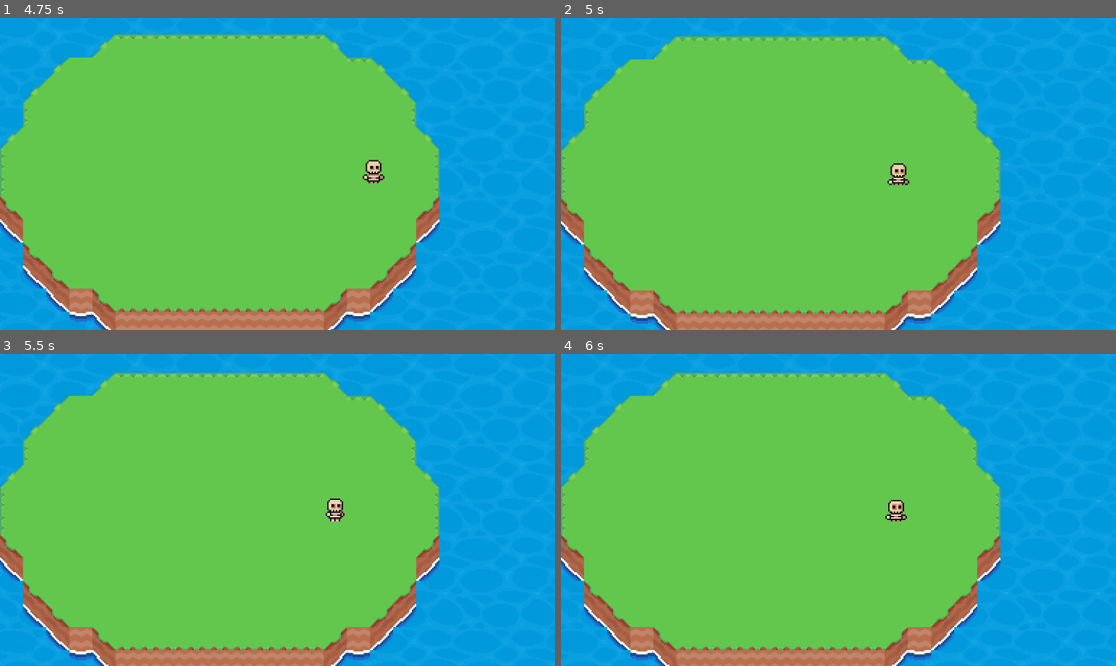
Above: before the commit, frames 1-4 (two rows, left to right).
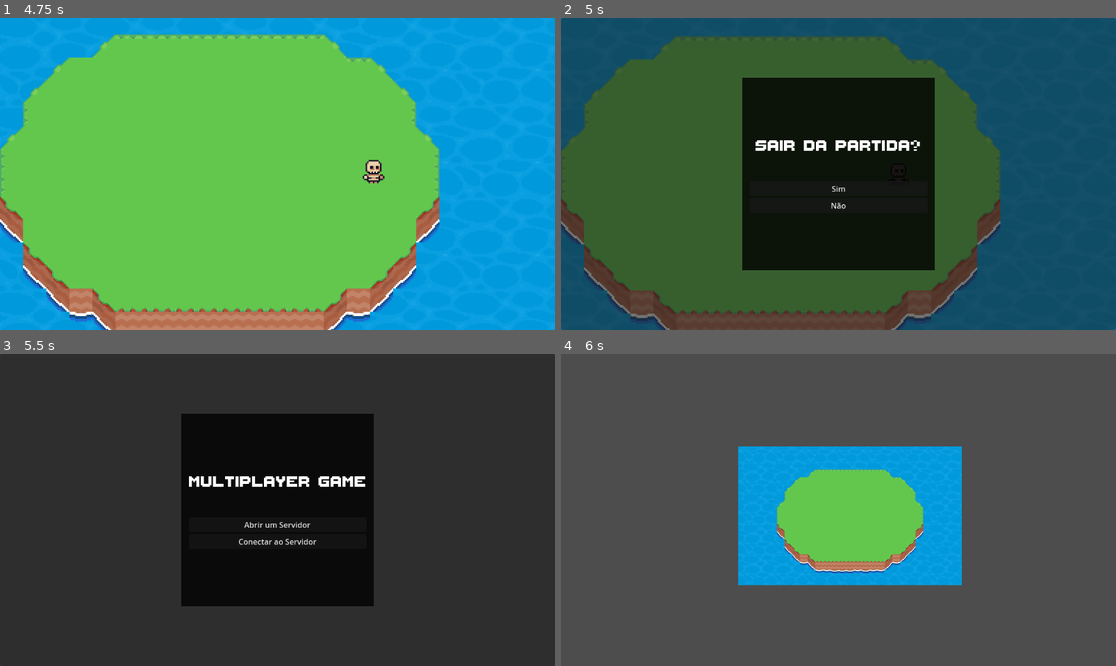
Above: after the commit, the same moments.

Repository: EduardaNunes/Godot-2D-Multiplayer
Game: Godot game, scene res://High_Level_Multiplayer/Scenes/Menu.tscn
Two runs of this game, one before a commit and one after it. Both use one fixed random seed, a clock stepped at 60 frames per second and the inputs below. The engine's default icon, where the game draws it, is replaced by a stand-in: a white triangle on a blue panel in a dark square.
Inputs (mouse positions are in pixels of both pictures, inside the frame that each line leads up to):
- Up to frame 1 (4.75 s): click "Abrir um Servidor" at 0.5 s; hold Right (move_right) 1.28-2.03 s; hold Down (move_down) 2.03-2.78 s; hold Right (move_right) 2.78-3.53 s; hold Up (move_up) 3.53-4.28 s; hold Left (move_left) from 4.28 s (still down)
- Up to frame 2 (5 s): keep holding Left (move_left); tap Escape (esc, bound only after the commit) at 4.9 s
- Up to frame 3 (5.5 s): release Left (move_left) at 5 s; click (277, 525) at 5 s, where only the run after the commit has a clickable "Sim"
- Up to frame 4 (6 s): click (838, 541) at 5.75 s, where only the run after the commit has a clickable "Conectar ao Servidor"

Frame 1 is identical in both runs. In frame 2, 100% of the frame differs, in the area x 0-100%, y 0-100%; in frame 3, 100%; in frame 4, 94%.

Commit message:
Add esc menu to leave match + host disconnects all clients and send them to menu when leaves

Diff:
--- /dev/null
+++ b/High_Level_Multiplayer/Scenes/Esc_Menu.tscn
@@ -0,0 +1,91 @@
+[gd_scene load_steps=5 format=3 uid="uid://12e5jjb14p1n"]
+
+[ext_resource type="Script" uid="uid://mgj5c1a7ay6r" path="res://High_Level_Multiplayer/Scripts/esc_menu.gd" id="1_f3b3w"]
+[ext_resource type="Texture2D" uid="uid://kkh8fi3mbhwo" path="res://High_Level_Multiplayer/Assets/Sprites/white_block.png" id="2_h1d53"]
+[ext_resource type="FontFile" uid="uid://brgd3gf6diskh" path="res://High_Level_Multiplayer/Assets/Fonts/ThaleahFat.ttf" id="3_7ji0d"]
+
+[sub_resource type="StyleBoxTexture" id="StyleBoxTexture_6nxv2"]
+texture = ExtResource("2_h1d53")
+texture_margin_left = 10.0
+texture_margin_top = 10.0
+texture_margin_right = 10.0
+texture_margin_bottom = 10.0
+
+[node name="EscMenu" type="Control"]
+layout_mode = 3
+anchors_preset = 15
+anchor_right = 1.0
+anchor_bottom = 1.0
+grow_horizontal = 2
+grow_vertical = 2
+script = ExtResource("1_f3b3w")
+
+[node name="Panel2" type="Panel" parent="."]
+layout_mode = 1
+anchors_preset = 15
+anchor_right = 1.0
+anchor_bottom = 1.0
+grow_horizontal = 2
+grow_vertical = 2
+
+[node name="Panel" type="Panel" parent="."]
+self_modulate = Color(0, 0, 0, 0.78431374)
+texture_filter = 1
+layout_mode = 1
+anchors_preset = 8
+anchor_left = 0.5
+anchor_top = 0.5
+anchor_right = 0.5
+anchor_bottom = 0.5
+offset_left = -200.0
+offset_top = -200.0
+offset_right = 200.0
+offset_bottom = 200.0
+grow_horizontal = 2
+grow_vertical = 2
+theme_override_styles/panel = SubResource("StyleBoxTexture_6nxv2")
+
+[node name="Container" type="BoxContainer" parent="Panel"]
+layout_mode = 1
+anchors_preset = 13
+anchor_left = 0.5
+anchor_right = 0.5
+anchor_bottom = 1.0
+offset_left = -184.5
+offset_right = 184.5
+grow_horizontal = 2
+grow_vertical = 2
+alignment = 1
+
+[node name="VBoxContainer" type="VBoxContainer" parent="Panel/Container"]
+layout_mode = 2
+size_flags_horizontal = 3
+theme_override_constants/separation = 50
+alignment = 1
+
+[node name="Label" type="Label" parent="Panel/Container/VBoxContainer"]
+layout_mode = 2
+size_flags_horizontal = 4
+theme_override_fonts/font = ExtResource("3_7ji0d")
+theme_override_font_sizes/font_size = 50
+text = "Sair da Partida?"
+horizontal_alignment = 1
+vertical_alignment = 1
+
+[node name="VBoxContainer" type="VBoxContainer" parent="Panel/Container/VBoxContainer"]
+layout_mode = 2
+alignment = 1
+
+[node name="Exit" type="Button" parent="Panel/Container/VBoxContainer/VBoxContainer"]
+layout_mode = 2
+text = "Sim"
+
+[node name="Cancel" type="Button" parent="Panel/Container/VBoxContainer/VBoxContainer"]
+layout_mode = 2
+text = "Não"
+
+[node name="AudioStreamPlayer2D" type="AudioStreamPlayer2D" parent="Panel/Container/VBoxContainer/VBoxContainer"]
+position = Vector2(-451, -271)
+
+[connection signal="pressed" from="Panel/Container/VBoxContainer/VBoxContainer/Exit" to="." method="_on_exit_pressed"]
+[connection signal="pressed" from="Panel/Container/VBoxContainer/VBoxContainer/Cancel" to="." method="_on_cancel_pressed"]
--- a/High_Level_Multiplayer/Scenes/Player.tscn
+++ b/High_Level_Multiplayer/Scenes/Player.tscn
@@ -1,9 +1,10 @@
-[gd_scene load_steps=14 format=3 uid="uid://lsvkqwnmxgdq"]
+[gd_scene load_steps=15 format=3 uid="uid://lsvkqwnmxgdq"]
 
 [ext_resource type="Texture2D" uid="uid://6wjicvm4wfyb" path="res://High_Level_Multiplayer/Assets/Sprites/icon.svg" id="1_bc6je"]
 [ext_resource type="Script" uid="uid://bqkcwa5hcg8r5" path="res://High_Level_Multiplayer/Scripts/player.gd" id="1_t3u3m"]
 [ext_resource type="Texture2D" uid="uid://ce6r6khppbmkw" path="res://High_Level_Multiplayer/Assets/Sprites/skeleton_idle_strip6.png" id="3_4s802"]
-[ext_resource type="Script" uid="uid://chvrpwchgxlts" path="res://High_Level_Multiplayer/Scenes/camera_2d.gd" id="4_qdqdn"]
+[ext_resource type="Script" uid="uid://chvrpwchgxlts" path="res://High_Level_Multiplayer/Scripts/camera_2d.gd" id="4_qdqdn"]
+[ext_resource type="PackedScene" uid="uid://12e5jjb14p1n" path="res://High_Level_Multiplayer/Scenes/Esc_Menu.tscn" id="5_u7kcs"]
 
 [sub_resource type="AtlasTexture" id="AtlasTexture_qdqdn"]
 atlas = ExtResource("3_4s802")
@@ -86,3 +87,7 @@
 zoom = Vector2(3, 3)
 position_smoothing_enabled = true
 script = ExtResource("4_qdqdn")
+
+[node name="CanvasLayer" type="CanvasLayer" parent="."]
+
+[node name="EscMenu" parent="CanvasLayer" instance=ExtResource("5_u7kcs")]
--- a/High_Level_Multiplayer/Scenes/camera_2d.gd
+++ b/High_Level_Multiplayer/Scripts/camera_2d.gd
@@ -38,6 +38,4 @@
 	limit_top = map_pos.y + (rect.position.y * tile_size.y)
 	limit_bottom = limit_top + (rect.size.y * tile_size.y)
 
-	print("Limites definidos: E:", limit_left, " D:", limit_right, " C:", limit_top, " B:", limit_bottom)
-
 # ---------------------------------------------------------------------------- #
--- /dev/null
+++ b/High_Level_Multiplayer/Scripts/esc_menu.gd
@@ -0,0 +1,32 @@
+extends Control
+
+#@export var menuScene : PackedScene
+
+# ---------------------------------------------------------------------------- #
+
+func _ready() -> void:
+	self.visible = false
+
+# ---------------------------------------------------------------------------- #
+
+func _process(delta: float) -> void:
+
+	if not multiplayer.has_multiplayer_peer(): return
+	if not is_multiplayer_authority(): return
+
+	if Input.is_action_just_pressed('esc'):
+		self.visible = !self.is_visible_in_tree()
+
+# ---------------------------------------------------------------------------- #
+
+func _on_exit_pressed() -> void:
+	multiplayer.multiplayer_peer = null
+	#get_tree().change_scene_to_packed(menuScene)
+	get_tree().change_scene_to_file(HighLevelNetworkHandler.MENU_SCENE_PATH)
+
+# ---------------------------------------------------------------------------- #
+
+func _on_cancel_pressed() -> void:
+	self.visible = false
+
+# ---------------------------------------------------------------------------- #
--- a/High_Level_Multiplayer/Scripts/high_level_network_handler.gd
+++ b/High_Level_Multiplayer/Scripts/high_level_network_handler.gd
@@ -1,6 +1,8 @@
 extends Node
 
 signal host_started()
+
+const MENU_SCENE_PATH : String = "res://High_Level_Multiplayer/Scenes/Menu.tscn"
 
 const IP_ADRESS: String = "localhost"
 const PORT: int = 42069
@@ -11,6 +13,9 @@
 var players = {}
 var player_info = {"name": "Name"}
 var players_loaded = 0
+
+func _ready() -> void:
+	multiplayer.server_disconnected.connect(on_server_disconnected)
 
 # ---------------------------------------------------------------------------- #
 
@@ -28,3 +33,10 @@
 	multiplayer.multiplayer_peer = peer
 
 # ---------------------------------------------------------------------------- #
+
+func on_server_disconnected() -> void:
+	print("Disconectado do servidor. Voltando ao menu...")
+	multiplayer.multiplayer_peer = null
+	get_tree().change_scene_to_file(MENU_SCENE_PATH)
+
+# ---------------------------------------------------------------------------- #
--- a/High_Level_Multiplayer/Scripts/player.gd
+++ b/High_Level_Multiplayer/Scripts/player.gd
@@ -17,6 +17,8 @@
 
 func _physics_process(delta: float) -> void:
 
+	if not multiplayer.has_multiplayer_peer(): return
+
 	# Only Run By Correct Client
 	if is_multiplayer_authority():
 		velocity = Input.get_vector("move_left", "move_right", "move_up", "move_down") * speed
--- a/project.godot
+++ b/project.godot
@@ -49,6 +49,11 @@
 , Object(InputEventKey,"resource_local_to_scene":false,"resource_name":"","device":-1,"window_id":0,"alt_pressed":false …(183 unchanged characters)…
 ]
 }
+esc={
+"deadzone": 0.2,
+"events": [Object(InputEventKey,"resource_local_to_scene":false,"resource_name":"","device":-1,"window_id":0,"alt_pressed":false,"shift_pressed":false,"ctrl_pressed":false,"meta_pressed":false,"pressed":false,"keycode":0,"physical_keycode":4194305,"key_label":0,"unicode":0,"location":0,"echo":false,"script":null)
+]
+}
 
 [rendering]
 
Binary file added: High_Level_Multiplayer/Assets/Tileset/spr_tileset_sunnysideworld_16px_winter_edition.png
Not shown, added: High_Level_Multiplayer/Assets/Tileset/spr_tileset_sunnysideworld_16px_winter_edition.png.import
Renamed: High_Level_Multiplayer/Scenes/camera_2d.gd.uid -> High_Level_Multiplayer/Scripts/camera_2d.gd.uid
Not shown, added: High_Level_Multiplayer/Scripts/esc_menu.gd.uid
